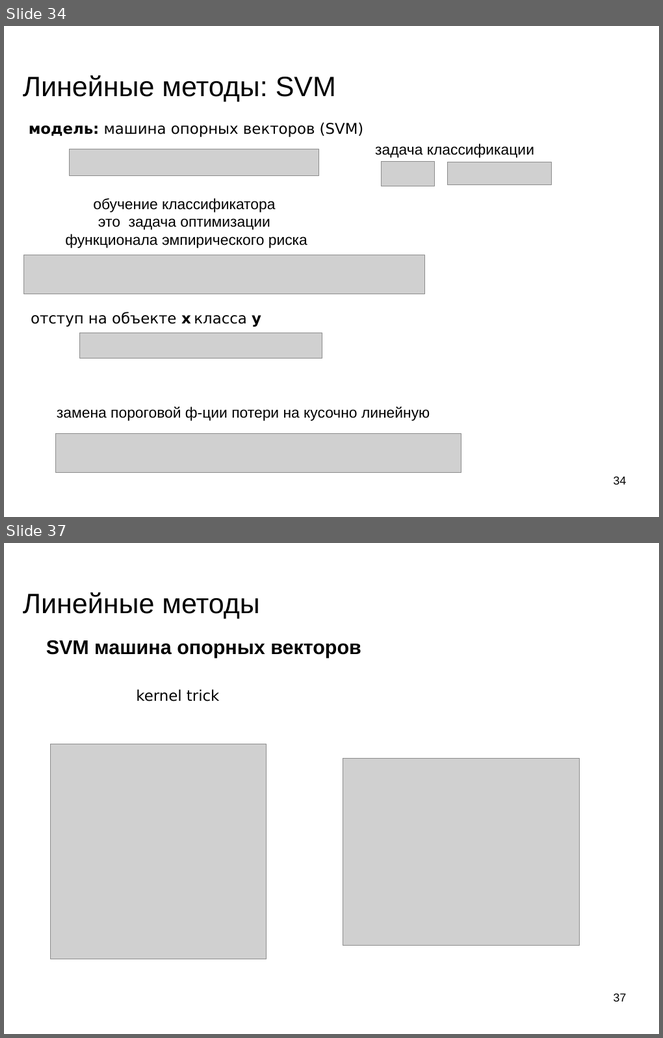
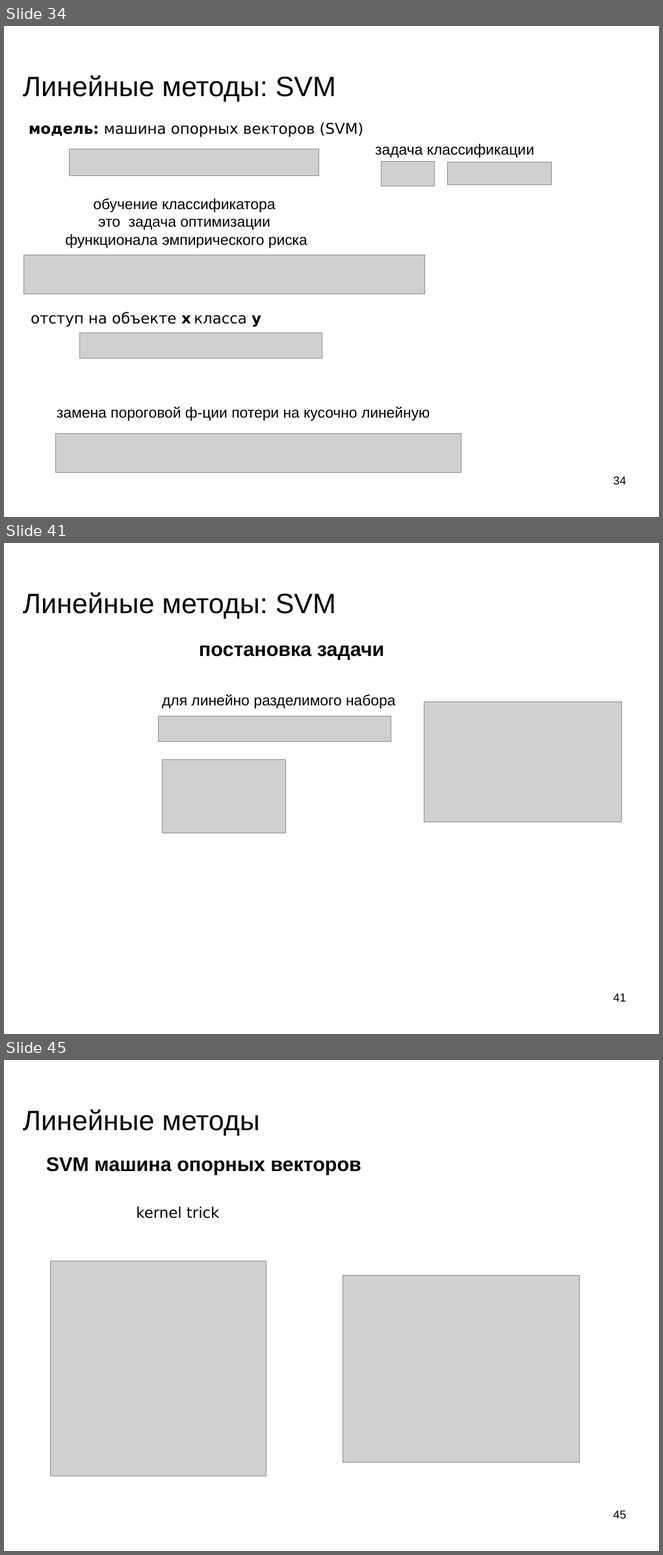
Before and after one commit to mechanoid5/ml_lectorium_legacy, a slide deck: 09-linear.odp. Shown one above the other, each under a label of ours: slides 34 and 37 before the commit, slides 34, 41 and 45 after it; the slides between them are not shown. The pictures are 663x1038 and 663x1555 pixels, drawn with LibreOffice and Linux fonts; fonts in the diff are those of the drawing; grey boxes stand for pictures; background and template pictures are left out. Boxes give left, top, right and bottom in pixels: in the first picture for what was removed or moved away, otherwise in the second. Text is boxed around its words. In the diff, an @@ line names an element or a change of style, - is before the commit and + after.

```diff
--- a/09-linear.odp
+++ b/09-linear.odp
@@ slide 41 added at (4, 543, 659, 1034), background picture (left out) @@
@@ title added at (23, 592, 336, 618), 33.9 pt, text #000000 @@
+Линейные методы: SVM
@@ text added at (199, 645, 385, 660), 24 pt, text #000000, bold @@
+постановка задачи
@@ text added at (162, 694, 396, 709), 18 pt, text #000000 @@
+для линейно разделимого набора
@@ picture added at (159, 716, 391, 742) @@
@@ picture added at (425, 702, 622, 823) @@
@@ picture added at (162, 759, 286, 833) @@
@@ page number added at (614, 993, 627, 1002), 14 pt, text #000000 @@
+41
@@ what was slide 37 is now slide 45 @@
@@ page number at (614, 1510, 627, 1519): text changed @@
-37
+45
```
Also in this commit, not shown: 2 slides changed, 7 other slides added.
